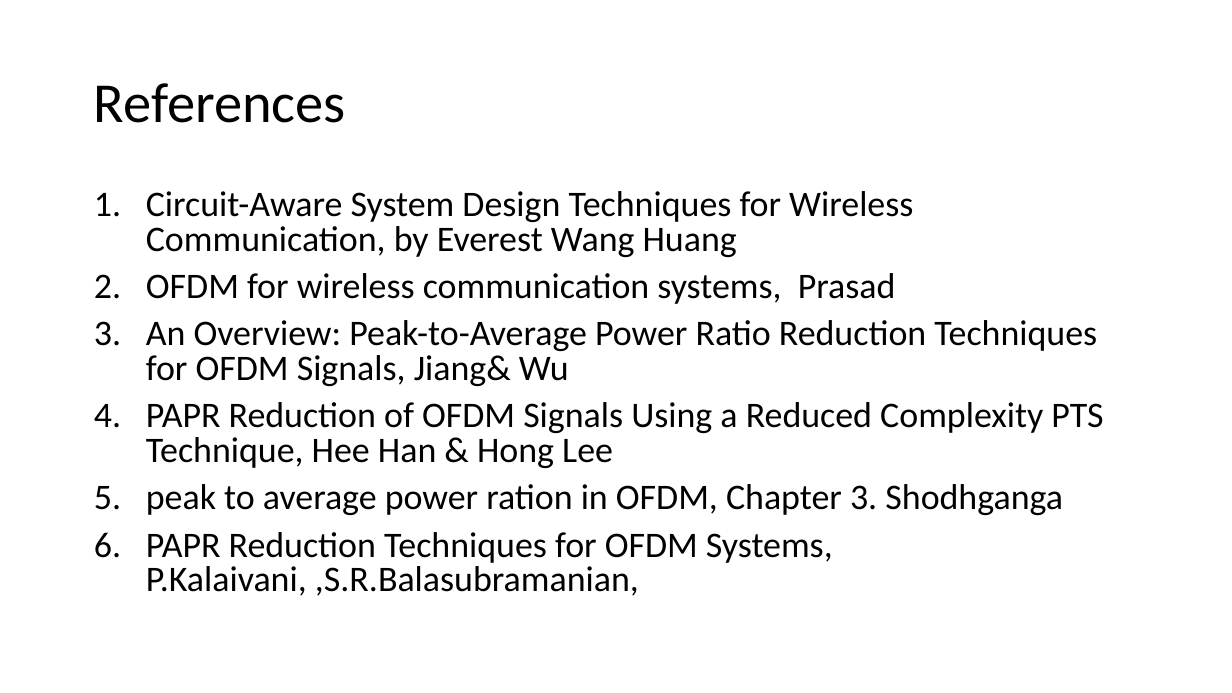
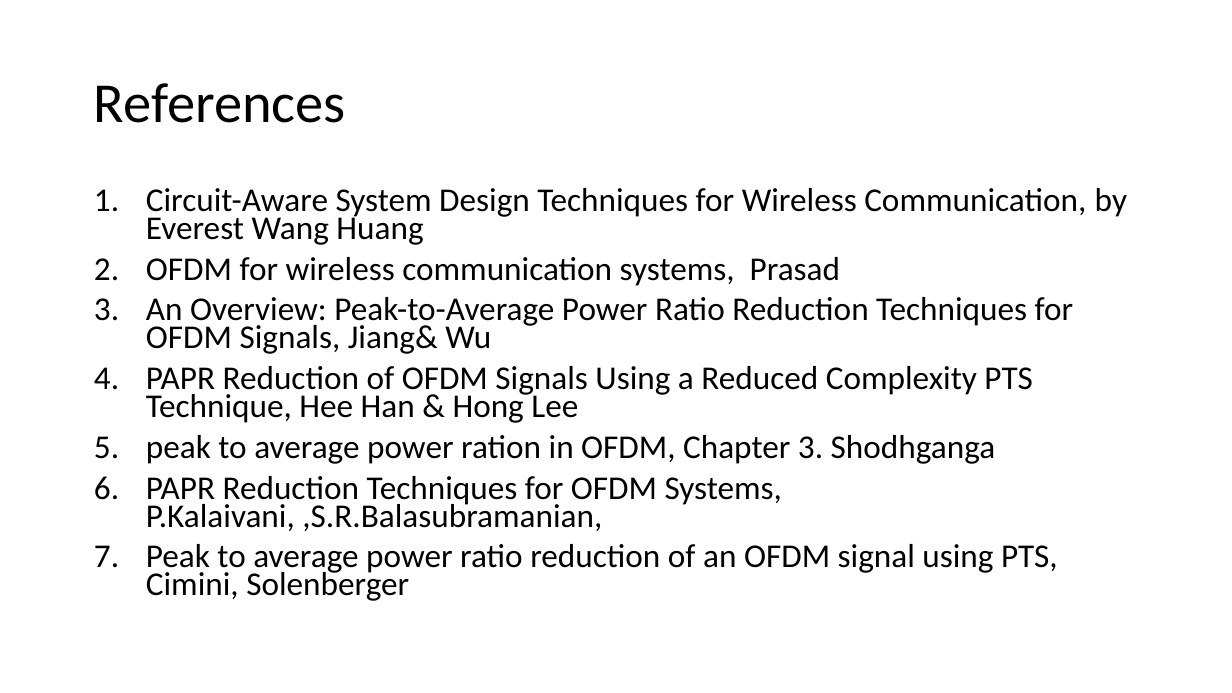
Before and after one commit to liorkissos/VLF-Simulations, a slide deck: slide 38 of PAPR Reduction- PTS.pptx (slide 30 before the commit). Drawn at 1232x693 pixels with LibreOffice and Linux fonts; fonts in the diff are those of the drawing. Boxes give left, top, right and bottom in pixels: in the first picture for what was removed or moved away, otherwise in the second. Text is boxed around its words. In the diff, an @@ line names an element or a change of style, - is before the commit and + after.

```diff
--- a/PAPR Reduction- PTS.pptx
+++ b/PAPR Reduction- PTS.pptx
@@ text at (146,188,1127,531): size 28 to 25.9 pt in "Circuit-Aware System Design Techniques for Wireless Communic ...", "OFDM for wireless communication systems, Prasad", "An Overview: Peak-to-Average Power Ratio Reduction Technique ...", "PAPR Reduction of OFDM Signals Using a ..." and 2 more places; line spacing 0.8 to 0.7 @@
@@ text at (146,544,1058,601): paragraph added @@
+7. Peak to average power ratio reduction of an OFDM signal using PTS, Cimini, Solenberger
```
Also in this commit, not shown: 1 other slide changed, 8 slides added, 10 other files.
